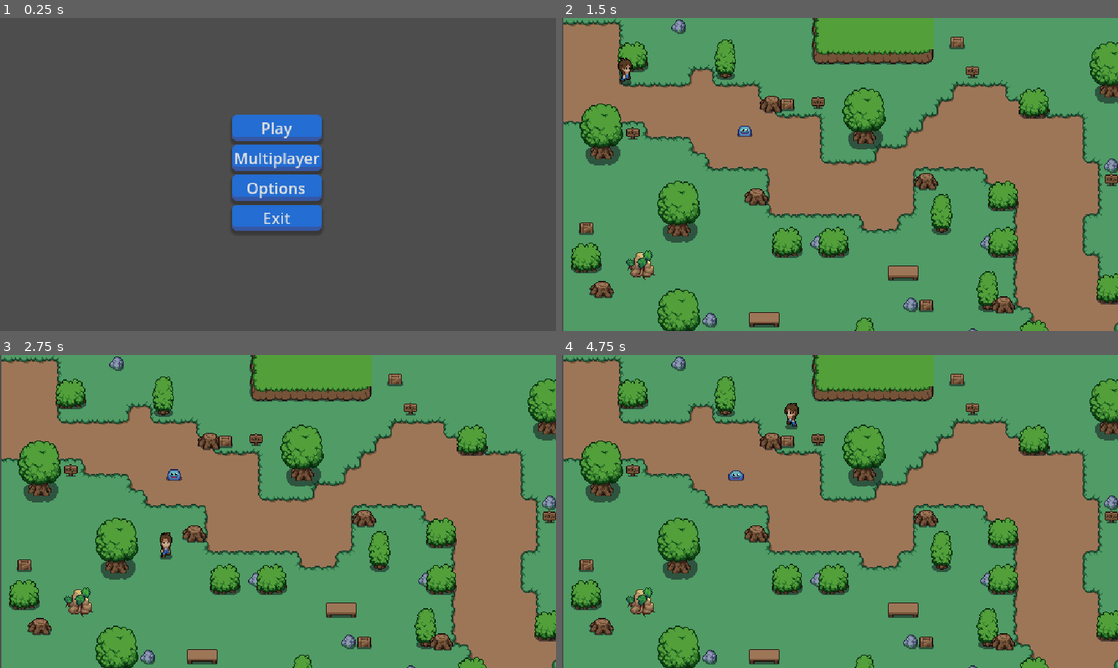
Above: before the commit, frames 1-4 (two rows, left to right).
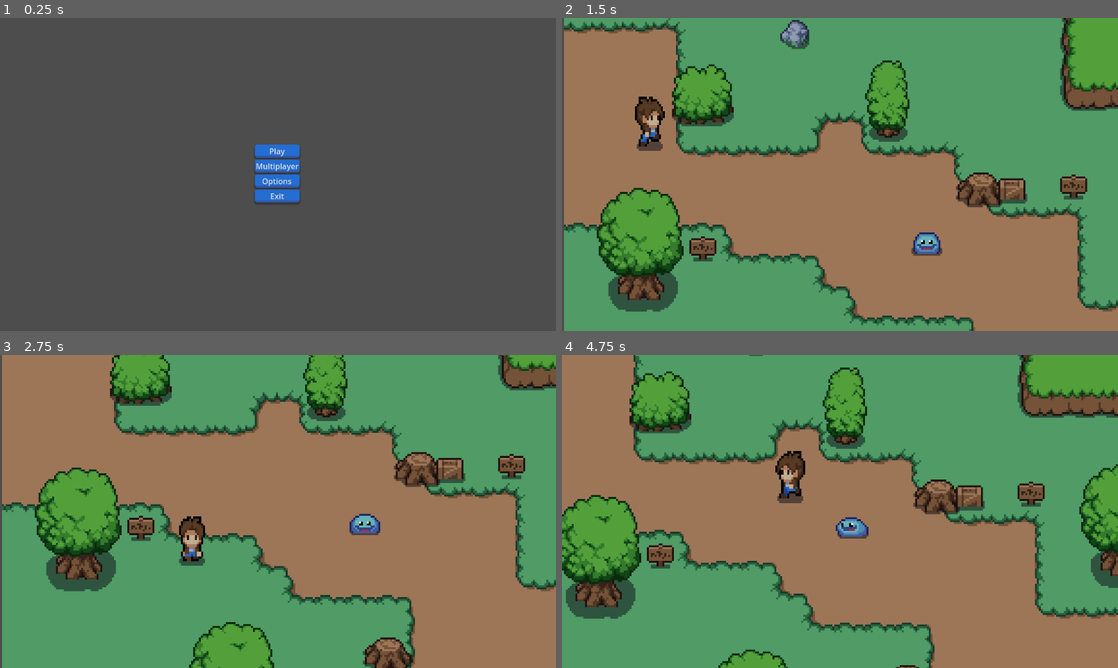
Above: after the commit, the same moments.

Repository: bigyanadk07/reDrift
Game: Godot game, scene res://scenes/menu.tscn
The game is run twice, just before and just after one commit, with the same random seed, the same clock (stepped at 60 frames per second) and the same inputs.
Inputs (mouse positions are in pixels of both pictures, inside the frame that each line leads up to):
- Up to frame 1 (0.25 s): no input
- Up to frame 2 (1.5 s): click "Play" at 0.5 s; move the mouse to (962, 158) at 1.27 s; hold D (move_right) from 1.28 s (still down); click (962, 158) at 1.35 s
- Up to frame 3 (2.75 s): tap C (attack, bound only before the commit) at 1.55, 2.1 s; move the mouse to (166, 527) at 2.02 s; release D (move_right) at 2.03 s; hold S (move_down) from 2.03 s (still down); click (166, 527) at 2.3 s
- Up to frame 4 (4.75 s): move the mouse to (895, 442) at 2.77 s; release S (move_down) at 2.78 s; hold D (move_right) 2.78-3.53 s; click (895, 442) at 2.85 s; tap C (attack, bound only before the commit) at 3.05, 3.6, 4.55 s; move the mouse to (812, 574) at 3.52 s; hold W (move_up) 3.53-4.28 s; click (812, 574) at 3.8 s; move the mouse to (1006, 558) at 4.27 s; hold A (move_left) from 4.28 s (still down); click (1006, 558) at 4.35 s

The runs differ from the first frame. In frame 1, 4.8% of the frame differs, in the area x 41-58%, y 30-68%; in frame 2, 62%, in the area x 0-100%, y 0-100%; in frame 3, 48%; in frame 4, 61%.

Commit message:
Added Smooth Camera and World Border

Diff:
--- a/project.godot
+++ b/project.godot
@@ -22,7 +22,6 @@
 
 window/size/initial_position_type=0
 window/stretch/mode="viewport"
-window/stretch/scale=2.0
 
 [dotnet]
 
@@ -74,7 +73,7 @@
 }
 attack={
 "deadzone": 0.5,
-"events": [Object(InputEventKey,"resource_local_to_scene":false,"resource_name":"","device":-1,"window_id":0,"alt_pressed":false,"shift_pressed":false,"ctrl_pressed":false,"meta_pressed":false,"pressed":false,"keycode":0,"physical_keycode":67,"key_label":0,"unicode":99,"echo":false,"script":null)
+"events": [Object(InputEventMouseButton,"resource_local_to_scene":false,"resource_name":"","device":-1,"window_id":0,"alt_pressed":false,"shift_pressed":false,"ctrl_pressed":false,"meta_pressed":false,"button_mask":1,"position":Vector2(157, 13),"global_position":Vector2(161, 54),"factor":1.0,"button_index":1,"canceled":false,"pressed":true,"double_click":false,"script":null)
 ]
 }
 Resume={
--- a/scenes/enemy.tscn
+++ b/scenes/enemy.tscn
@@ -461,7 +461,8 @@
 
 [node name="AnimatedSprite2D" type="AnimatedSprite2D" parent="."]
 sprite_frames = SubResource("SpriteFrames_m24dv")
-animation = &"move_side"
+animation = &"death"
+frame_progress = 0.228569
 offset = Vector2(0, -6)
 
 [node name="CollisionShape2D" type="CollisionShape2D" parent="."]
@@ -485,6 +486,7 @@
 [node name="take_damage_cooldown" type="Timer" parent="."]
 wait_time = 0.5
 
+[connection signal="animation_finished" from="AnimatedSprite2D" to="." method="_on_animated_sprite_2d_animation_finished"]
 [connection signal="body_entered" from="detection_area" to="." method="_on_detection_area_body_entered"]
 [connection signal="body_exited" from="detection_area" to="." method="_on_detection_area_body_exited"]
 [connection signal="body_entered" from="Enemy_hitbox" to="." method="_on_enemy_hitbox_body_entered"]
--- /dev/null
+++ b/scenes/mini_dungeon.tscn
@@ -0,0 +1,3 @@
+[gd_scene format=3 uid="uid://7wyyin16npko"]
+
+[node name="MiniDungeon" type="Node2D"]
--- a/scenes/player.tscn
+++ b/scenes/player.tscn
@@ -449,6 +449,18 @@
 [node name="deal_attack_timer" type="Timer" parent="."]
 wait_time = 0.5
 
+[node name="Camera2D" type="Camera2D" parent="."]
+position = Vector2(8, -9)
+zoom = Vector2(4, 4)
+limit_left = 0
+limit_top = 0
+limit_right = 622
+limit_bottom = 350
+limit_smoothed = true
+rotation_smoothing_enabled = true
+drag_horizontal_enabled = true
+drag_vertical_enabled = true
+
 [connection signal="body_entered" from="Player_hitbox" to="." method="_on_player_hitbox_body_entered"]
 [connection signal="body_exited" from="Player_hitbox" to="." method="_on_player_hitbox_body_exited"]
 [connection signal="timeout" from="attack_cooldown" to="." method="_on_attack_cooldown_timeout"]
--- a/scenes/world.tscn
+++ b/scenes/world.tscn
@@ -2242,6 +2242,9 @@
 sources/4 = SubResource("TileSetAtlasSource_8mjq6")
 sources/7 = SubResource("TileSetAtlasSource_qno4c")
 
+[sub_resource type="RectangleShape2D" id="RectangleShape2D_04iky"]
+size = Vector2(56, 39.5)
+
 [node name="world" type="Node2D"]
 z_as_relative = false
 y_sort_enabled = true
@@ -2276,3 +2279,17 @@
 offset_top = 128.0
 offset_right = 201.0
 offset_bottom = 128.0
+
+[node name="StaticBody2D" type="StaticBody2D" parent="."]
+
+[node name="CollisionPolygon2D" type="CollisionPolygon2D" parent="StaticBody2D"]
+polygon = PackedVector2Array(6, -1, 260, 0, 260, 46, 383, 46, 384, 0, 625, 1, 625, 353, 573, 354, 573, 392, 517, 393, 517, 353, 0, 353, 0, -6, -75, 49, -116, 129, -135, 277, -92, 435, 49, 500, 127, 501, 316, 500, 509, 494, 685, 459, 835, 339, 842, 233, 828, 125, 779, 66, 765, 19, 742, -28, 646, -69, 461, -98, 260, -98, 110, -98, 18, -100, -12, -100, 1, -7, 8, -7, 0, -3, 1, -1, 7, -4)
+
+[node name="TransitiontoDungeon" type="Area2D" parent="."]
+
+[node name="CollisionShape2D" type="CollisionShape2D" parent="TransitiontoDungeon"]
+position = Vector2(545, 372)
+shape = SubResource("RectangleShape2D_04iky")
+
+[connection signal="body_entered" from="TransitiontoDungeon" to="." method="_on_transitionto_dungeon_body_entered"]
+[connection signal="body_exited" from="TransitiontoDungeon" to="." method="_on_transitionto_dungeon_body_exited"]
--- a/scripts/enemy.gd
+++ b/scripts/enemy.gd
@@ -54,6 +54,7 @@
 			can_take_damage = false
 			print("Slime health =" , health)
 			if health <=0:
+				$AnimatedSprite2D.play("death")
 				self.queue_free()
 
 
--- a/scripts/global.gd
+++ b/scripts/global.gd
@@ -1,3 +1,21 @@
 extends Node
 
 var player_current_attack = false
+
+var current_scene = "world"
+var transition_scene = false
+
+var player_exit_cliffside_posx = 0
+var player_exit_cliffside_posy = 0
+
+var player_start_posx = 0
+var player_start_posy = 0
+
+
+func finish_changescene():
+	if transition_scene == true:
+		transition_scene = false
+		if current_scene == "world":
+			current_scene = "mini_dungeon"
+		else:
+			current_scene = "world"
--- a/scripts/player.gd
+++ b/scripts/player.gd
@@ -1,6 +1,6 @@
 extends CharacterBody2D
 
-const speed = 200
+const speed = 100
 
 var enemy_inattack_range = false
 var enemy_attack_cooldown = true
--- a/scripts/world.gd
+++ b/scripts/world.gd
@@ -1,15 +1,12 @@
 extends Node2D
-
-# Called when the node enters the scene tree for the first time.
 
 @onready var pause_menu = $"Pause Menu"
 
 var paused =false
 
 func _ready():
-	pass # Replace with function body.
+	pass
 
-# Called every frame. 'delta' is the elapsed time since the previous frame.
 func _process(delta):
 	if Input.is_action_just_pressed("Resume"):
 		pauseMenu()
@@ -22,3 +19,22 @@
 		pause_menu.show()
 		Engine.time_scale=0
 	paused=!paused
+
+
+
+
+
+func _on_transitionto_dungeon_body_entered(body):
+	if body.has_method("player"):
+		global.transition_scene = true
+
+
+#func _on_transitionto_dungeon_body_exited(body):
+#	if body.has_method("player"):
+#		global.transition_scene = false
+
+func change_scene():
+	if global.transition_scene == true:
+		if global.current_scene == "world":
+			get_tree().change_scene_to_file("res://scenes/mini_dungeon.tscn")
+			global.finish_changescenes()
Not shown: 1 places in scenes/world.tscn that only renumber resources
